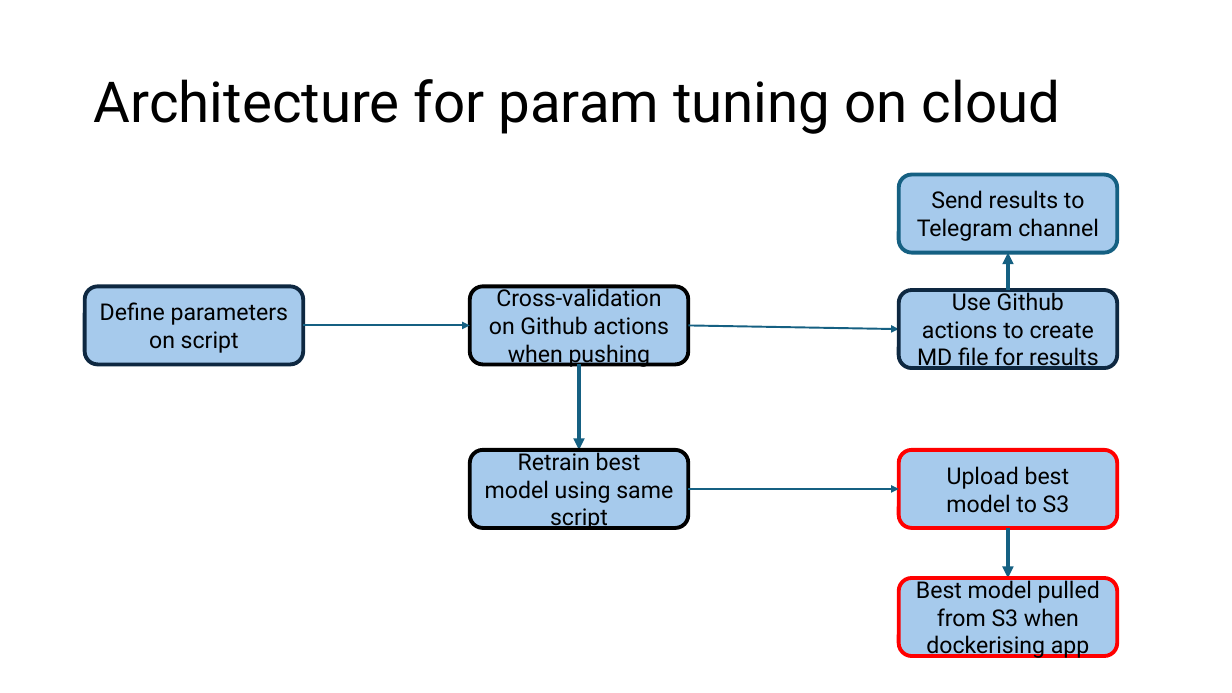
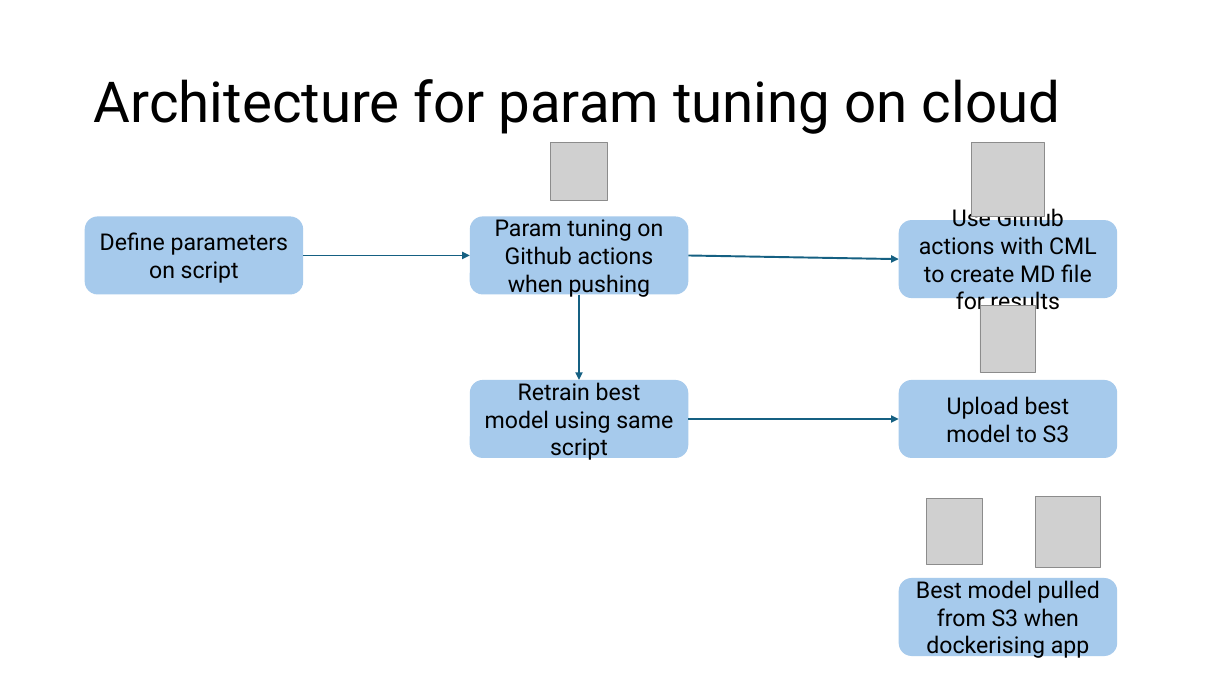
Before and after one commit to ziyu-toh/hdb-resale-prediction, a slide deck: slide 5 of docs/Architecture Overview.pptx. Drawn at 1232x693 pixels with LibreOffice and Linux fonts; fonts in the diff are those of the drawing; grey boxes stand for pictures. Boxes give left, top, right and bottom in pixels: in the first picture for what was removed or moved away, otherwise in the second. Text is boxed around its words. In the diff, an @@ line names an element or a change of style, - is before the commit and + after.

```diff
--- a/docs/Architecture Overview.pptx
+++ b/docs/Architecture Overview.pptx
@@ picture added at [551,143,608,201] @@
@@ picture added at [971,143,1044,216] @@
@@ rounded rectangle removed at [899,175,1118,253] @@
-Send results to Telegram channel
@@ rounded rectangle "Use Github actions with CML ..." at [899,220,1118,299]: outline #0E2841 3 pt to none @@
@@ text in rounded rectangle at [919,206,1097,315]: text changed @@
-Use Github actions to create MD file for results
+Use Github actions with CML to create MD file for results
@@ rounded rectangle "Define parameters on script" at [85,216,304,295]: outline #0E2841 3 pt to none @@
@@ rounded rectangle "Param tuning on Github actions ..." at [470,216,689,295]: outline #000000 3 pt to none @@
@@ text in rounded rectangle at [495,219,663,297]: text changed @@
-Cross-validation on Github actions when pushing
+Param tuning on Github actions when pushing
@@ arrow removed from (1008, 290) to (1008, 252) @@
@@ 5 rounded rectangles, 4 arrows: place and size @@
-5 rounded rectangles, 4 arrows at [85,287,1118,529]
+5 rounded rectangles, 4 arrows at [85,216,1118,458]
@@ arrow (579, 295) - (579, 380): stroke #156082 3 pt to #156082 1.5 pt @@
@@ picture added at [981,306,1037,372] @@
@@ rounded rectangle "Retrain best model using same ..." at [470,380,689,458]: outline #000000 3 pt to none @@
@@ rounded rectangle "Upload best model to S3" at [899,380,1118,458]: outline #FF0000 3 pt to none @@
@@ picture added at [927,498,983,565] @@
@@ picture added at [1036,496,1101,567] @@
@@ arrow removed from (1008, 528) to (1008, 579) @@
@@ rounded rectangle "Best model pulled from S3 ..." at [899,579,1118,657]: outline #FF0000 3 pt to none @@
```
Also in this commit, not shown: 3 other slides changed, 1 slide removed, 3 other files.
